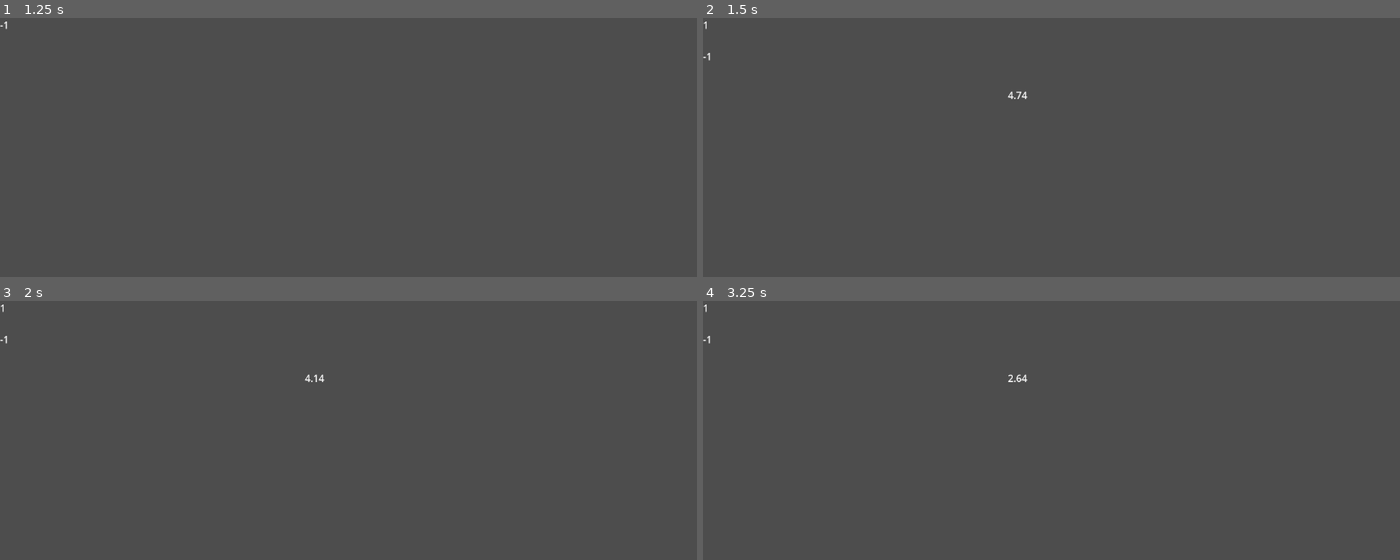
Above: before the commit, frames 1-4 (two rows, left to right).
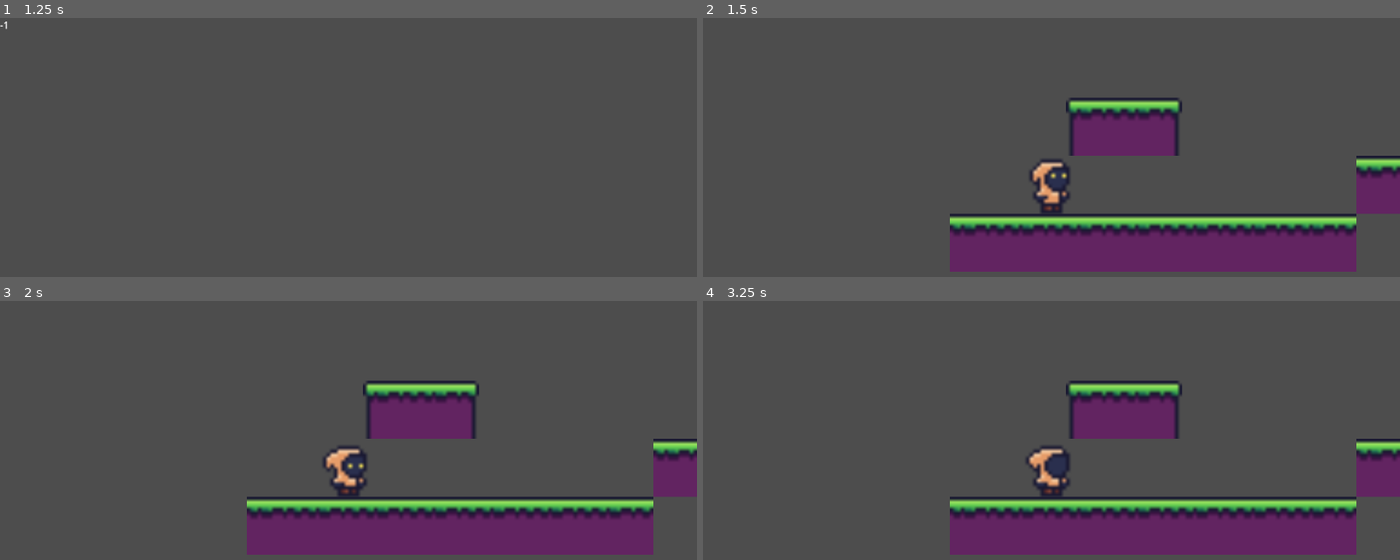
Above: after the commit, the same moments.

Repository: Nova840/GGJ2025
Game: Godot game, scene res://scenes/start_menu.tscn
Two runs of this game, one before a commit and one after it. Both use one fixed random seed, a clock stepped at 60 frames per second and the inputs below.
Inputs:
- Up to frame 1 (1.25 s): tap Enter (Keyboard Start) at 0.5 s; hold D (Keyboard Right) from 0.53 s (still down); hold Space (Keyboard Action 1) from 0.53 s (still down); tap W (Keyboard Up) at 0.77 s
- Up to frame 2 (1.5 s): keep holding D (Keyboard Right); tap Enter (Keyboard Start) at 1.25 s; release Space (Keyboard Action 1) at 1.28 s; tap Shift (Keyboard Action 2) at 1.35 s
- Up to frame 3 (2 s): keep holding D (Keyboard Right); tap W (Keyboard Up) at 1.52 s
- Up to frame 4 (3.25 s): release D (Keyboard Right) at 2.03 s; hold A (Keyboard Left) 2.03-2.78 s; hold Enter (Keyboard Start) 2.03-2.78 s; hold D (Keyboard Right) from 2.78 s (still down); tap Space (Keyboard Action 1) at 2.85 s; tap W (Keyboard Up) at 3.02 s

Frame 1 is identical in both runs. In frame 2, 19% of the frame differs, in the area x 0-100%, y 1-98%; in frame 3, 19%; in frame 4, 19%.

Commit message:
added run level to game manager

Diff:
--- a/ggj25/scenes/game_manager.tscn
+++ b/ggj25/scenes/game_manager.tscn
@@ -4,4 +4,4 @@
 
 [node name="GameManager" type="Node"]
 script = ExtResource("1_d10d2")
-game_scene_paths = Array[String](["res://scenes/test_game.tscn"])
+game_scene_paths = Array[String](["res://run/scenes/run.tscn"])
